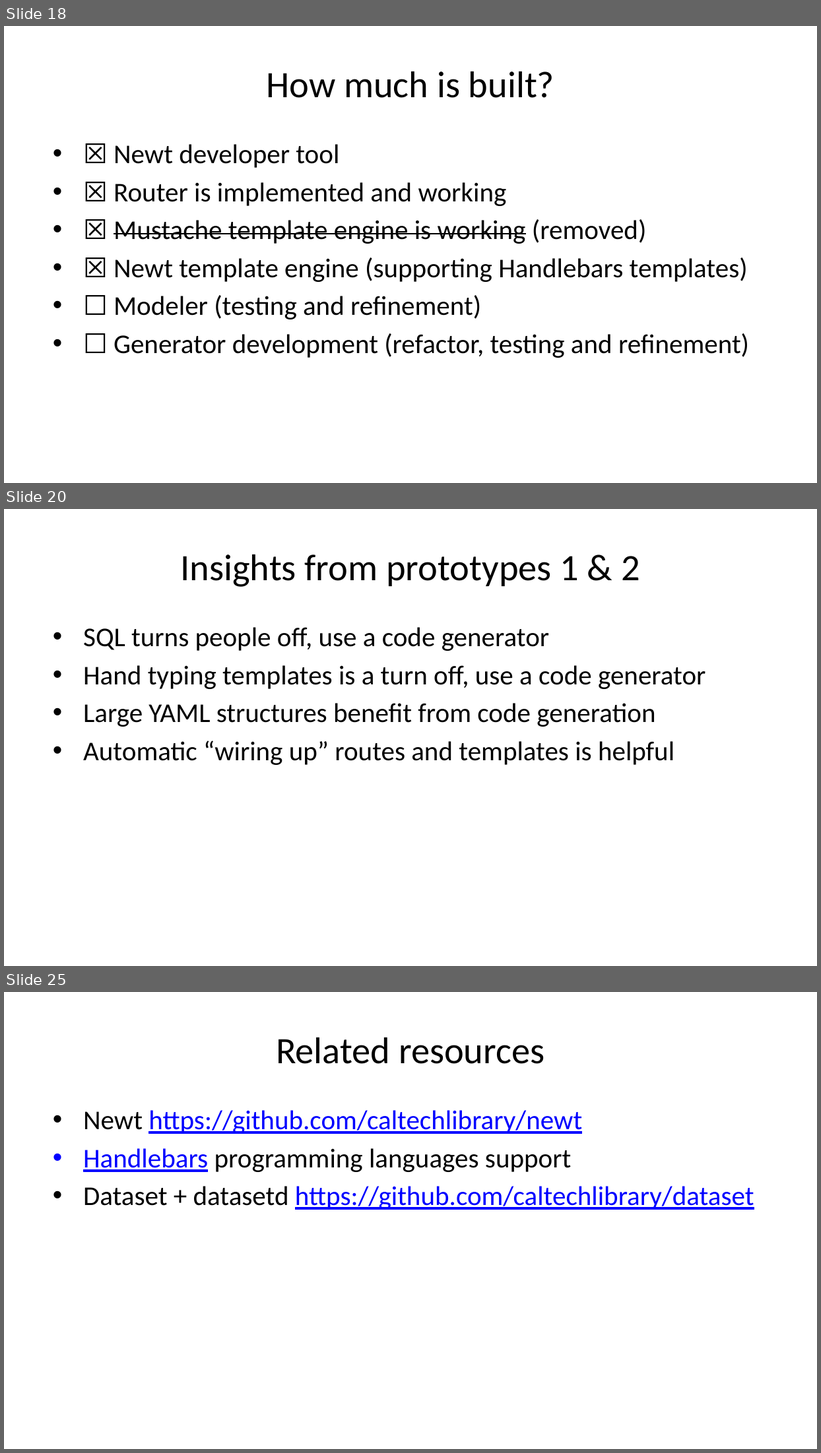
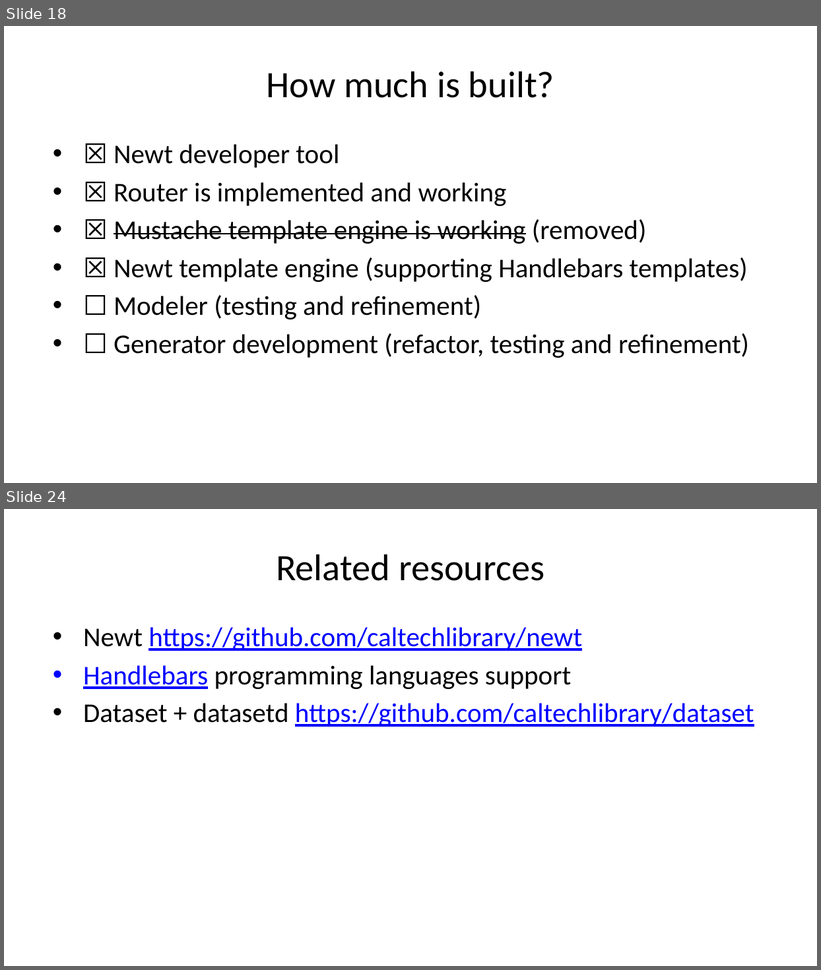
Before and after one commit to caltechlibrary/newt, a slide deck: presentation3/newt-p3.pptx. Shown one above the other, each under a label of ours: slides 18, 20 and 25 before the commit, slides 18 and 24 after it; the slides between them are not shown. The pictures are 821x1453 and 821x970 pixels, drawn with LibreOffice and Linux fonts; fonts in the diff are those of the drawing. Boxes give left, top, right and bottom in pixels: in the first picture for what was removed or moved away, otherwise in the second. Text is boxed around its words. In the diff, an @@ line names an element or a change of style, - is before the commit and + after.

```diff
--- a/presentation3/newt-p3.pptx
+++ b/presentation3/newt-p3.pptx
@@ slide 20 removed at [4,509,817,966], background #FFFFFF @@
@@ title removed at [181,554,640,587] @@
-Insights from prototypes 1 & 2
@@ text removed at [83,627,706,765] @@
-• SQL turns people off, use a code generator
-• Hand typing templates is a turn off, use a code generator
-• Large YAML structures benefit from code generation
-• Automatic “wiring up” routes and templates is helpful
@@ what was slide 25 is now slide 24 @@
```
Also in this commit, not shown: 8 slides changed, 48 other files.
